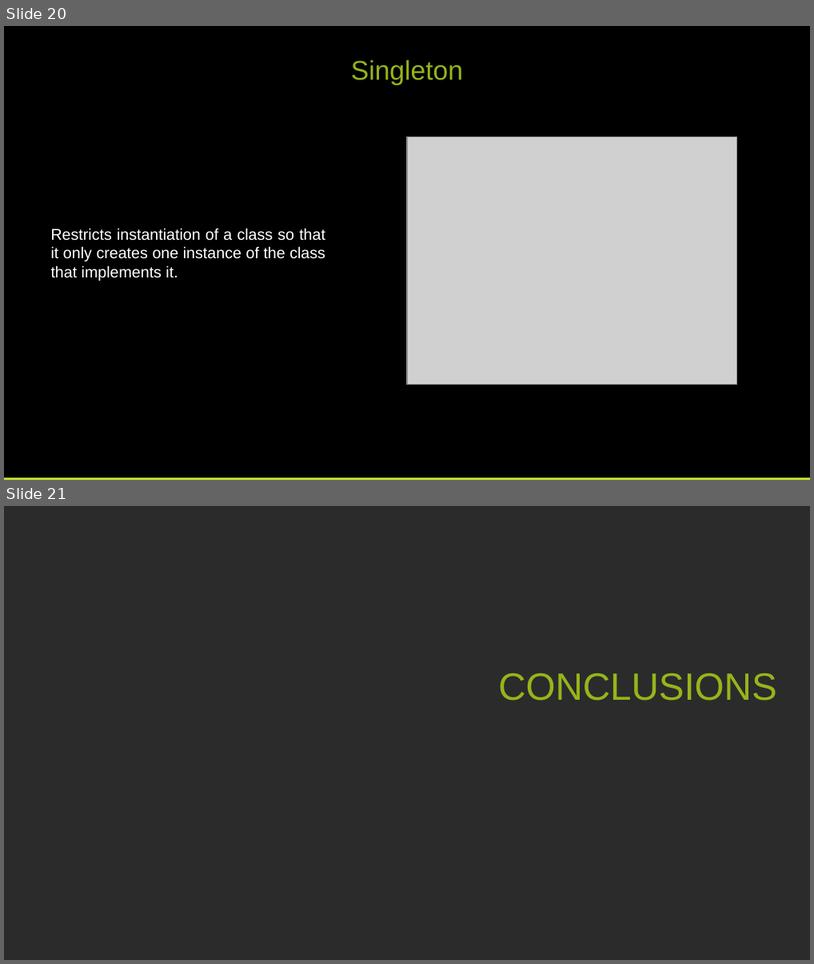
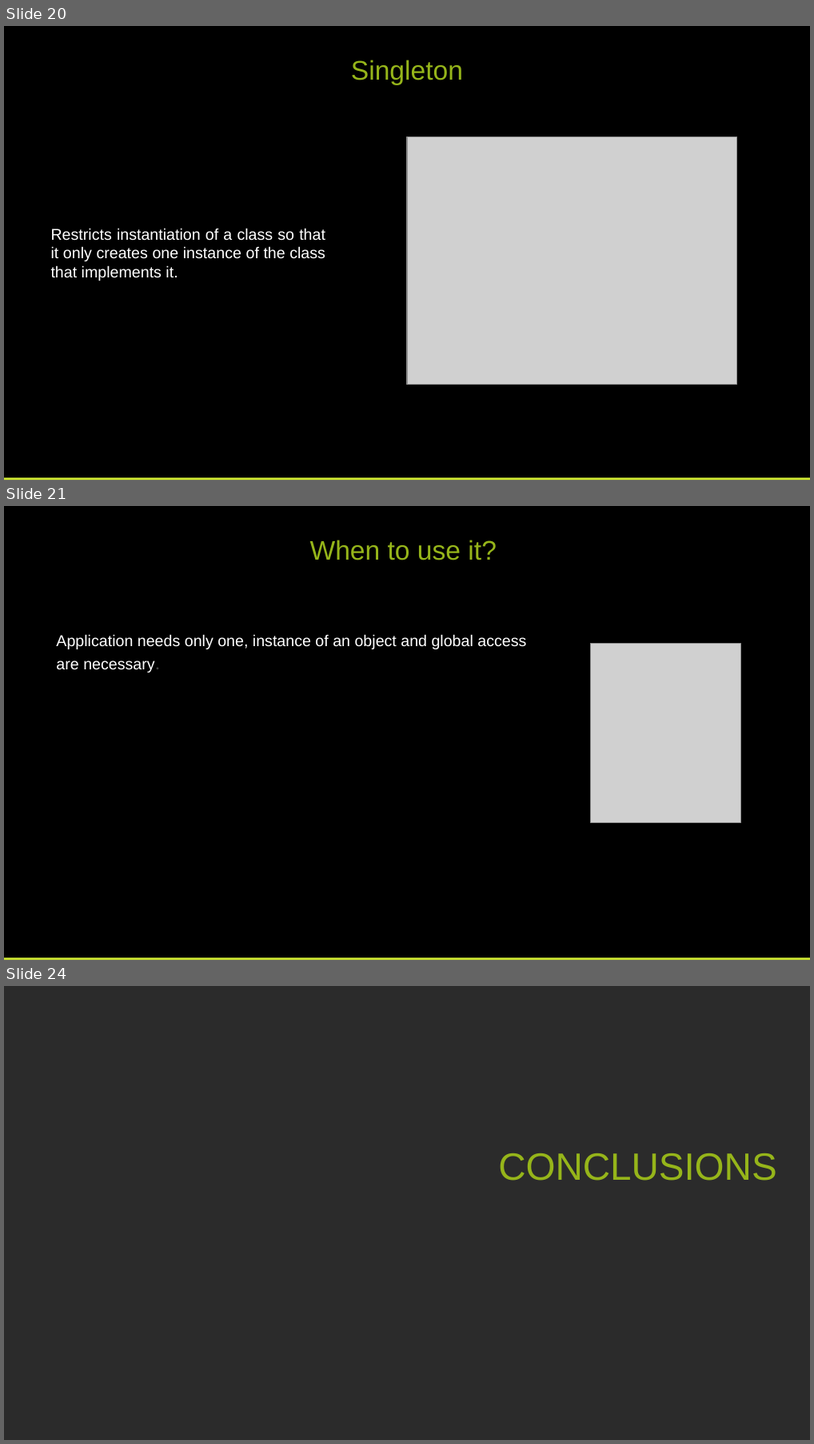
Before and after one commit to pcastellanos/TeamTraining, a slide deck: Design Patterns/Design Patterns.pptx. Shown one above the other, each under a label of ours: slides 20 and 21 before the commit, slides 20, 21 and 24 after it; the slides between them are not shown. The pictures are 814x964 and 814x1444 pixels, drawn with LibreOffice and Linux fonts; fonts in the diff are those of the drawing; grey boxes stand for pictures; background and template pictures are left out; a plain dark background stands for a picture behind light text. Boxes give left, top, right and bottom in pixels: in the first picture for what was removed or moved away, otherwise in the second. Text is boxed around its words. In the diff, an @@ line names an element or a change of style, - is before the commit and + after.

```diff
--- a/Design Patterns/Design Patterns.pptx
+++ b/Design Patterns/Design Patterns.pptx
@@ slide 21 added at bbox=[4, 506, 810, 960], background #000000 @@
@@ text added at bbox=[310, 540, 496, 560], 24 pt, text #96B51A @@
+When to use it?
@@ text added at bbox=[56, 634, 526, 672], 14 pt, text #FFFFFF @@
+Application needs only one, instance of an object and global access are necessary.
@@ picture added at bbox=[591, 644, 742, 822] @@
@@ rectangle added at bbox=[4, 957, 810, 960], fill #C1D82F @@
@@ what was slide 21 is now slide 24 @@
```
Also in this commit, not shown: 1 slide changed, 2 other slides added.
